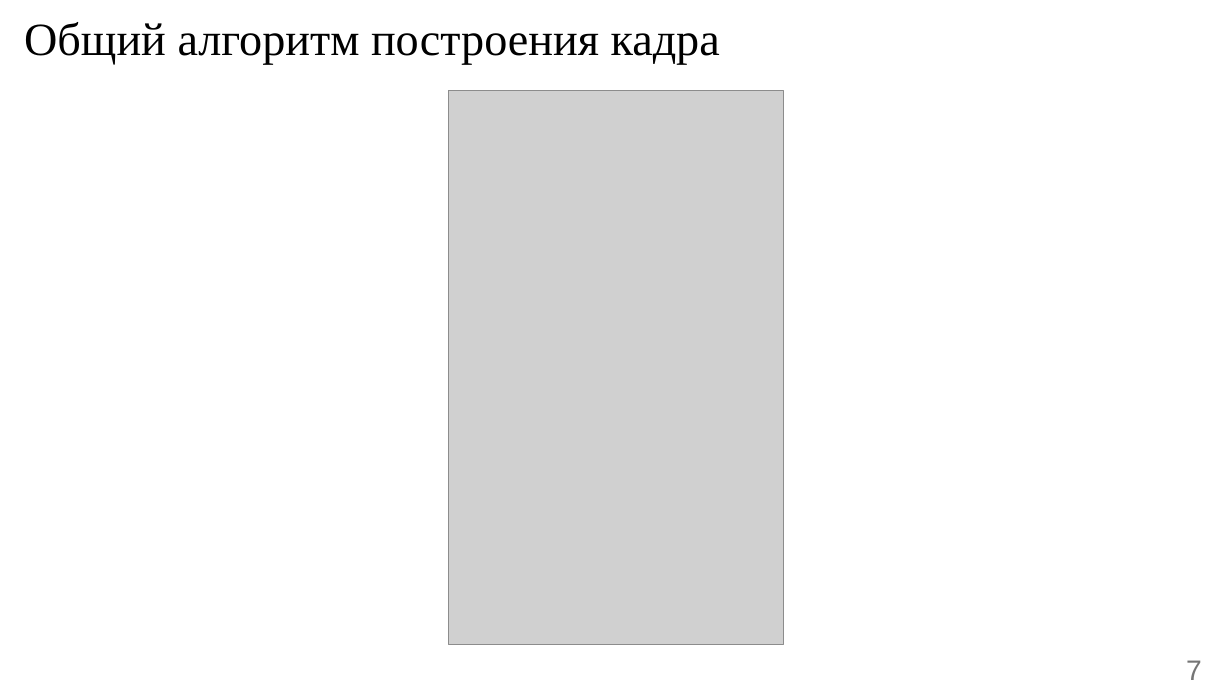
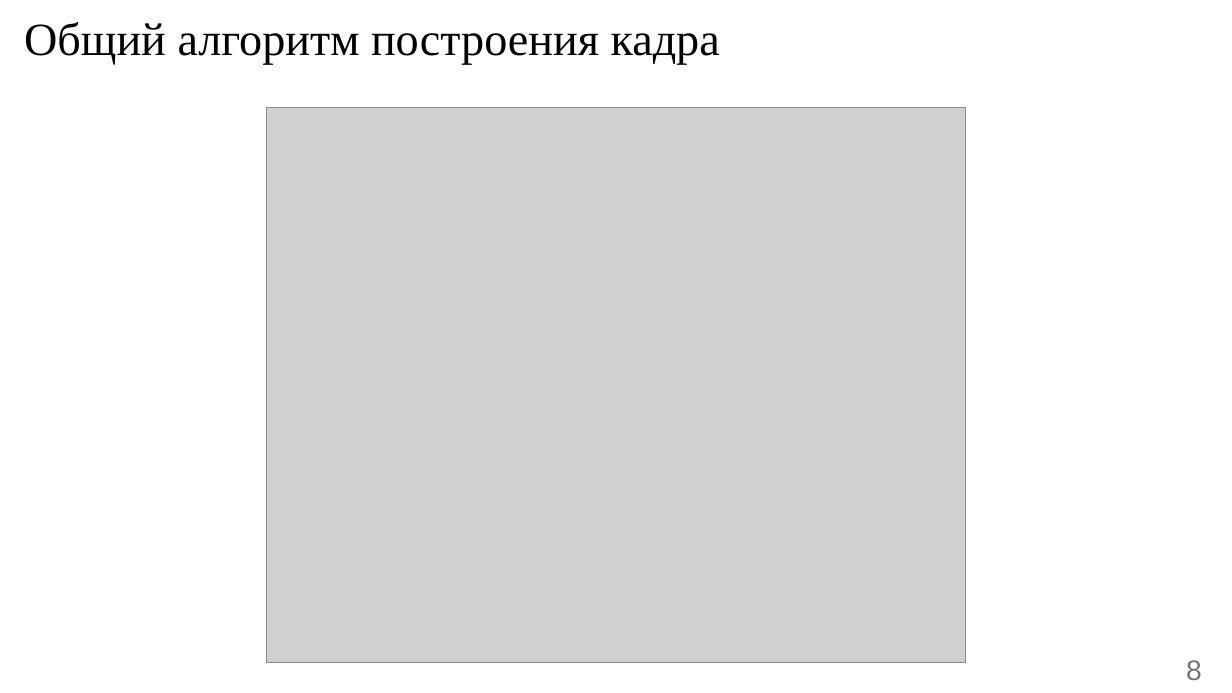
Before and after one commit to Danilado/IU7-CG-CW, a slide deck: slide 8 of docs/Presentation.pptx (slide 7 before the commit). Drawn at 1232x693 pixels with LibreOffice and Linux fonts; fonts in the diff are those of the drawing; grey boxes stand for pictures. Boxes give left, top, right and bottom in pixels: in the first picture for what was removed or moved away, otherwise in the second. Text is boxed around its words. In the diff, an @@ line names an element or a change of style, - is before the commit and + after.

```diff
--- a/docs/Presentation.pptx
+++ b/docs/Presentation.pptx
@@ picture added at [266, 107, 966, 663] @@
@@ picture removed at [449, 90, 784, 645] @@
@@ page number at [1186, 660, 1202, 680]: text changed @@
-7
+8
```
Also in this commit, not shown: 8 other slides changed, 4 slides added, 2 slides removed, 24 other files.
